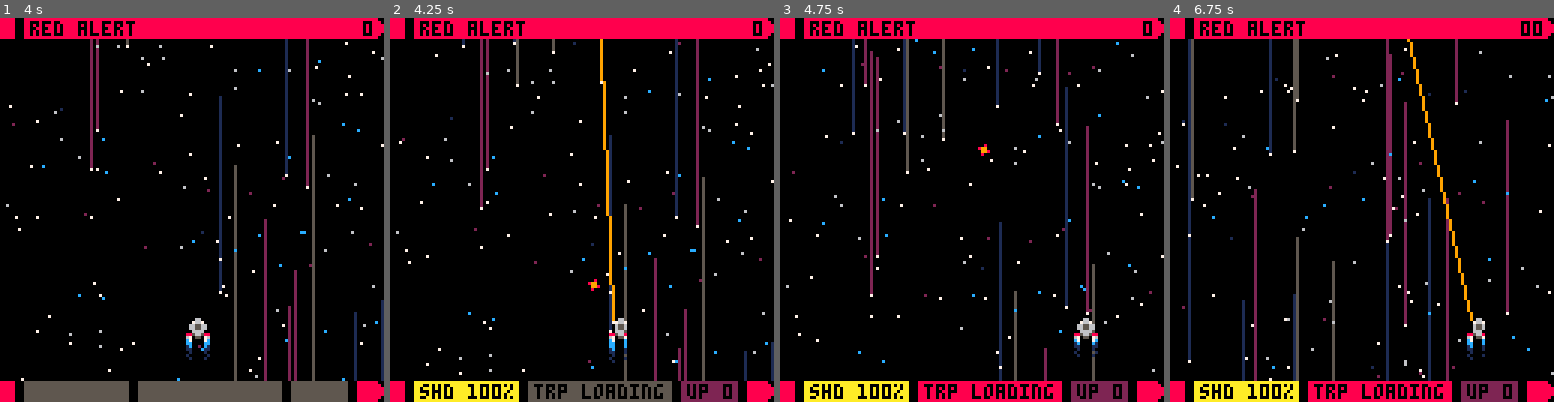
Above: before the commit, frames 1-4 (left to right).
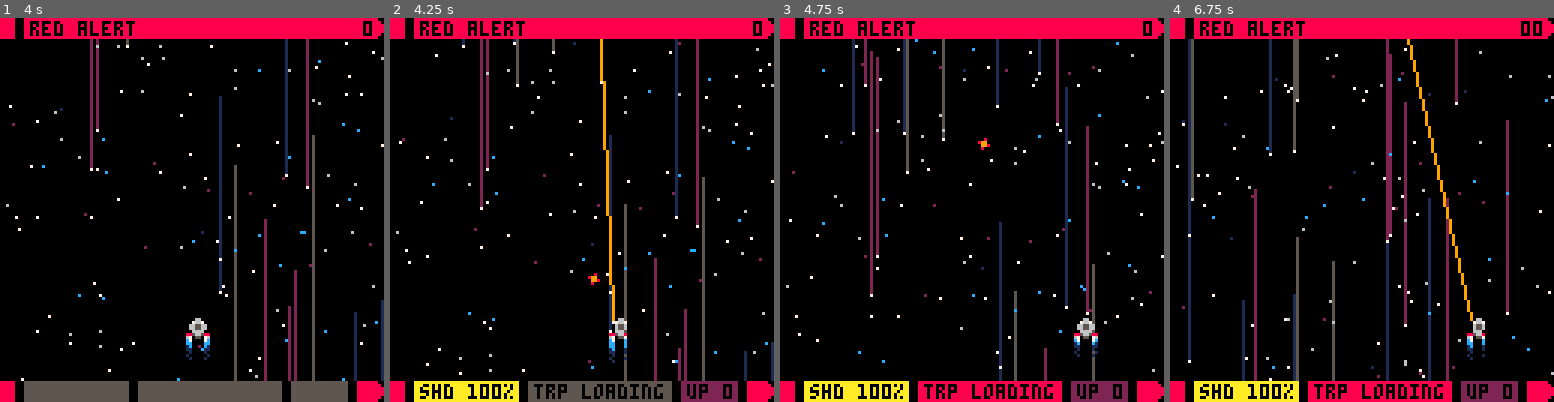
Above: after the commit, the same moments.

Repository: fab-industries/red-alert
Game: PICO-8 cartridge redalert.p8
Same seed, same stepped clock (60 frames per second), same inputs: the game is played once before the commit and once after it.
Inputs:
- Up to frame 1 (4 s): tap X (X key) at 0.33, 1.07, 1.85, 2.97 s; tap O (Z key) at 0.7, 1.7, 2.1, 2.5, 2.9, 3.3, 3.7 s; hold Right 1.6-2.1 s; hold Up 2.15-2.42 s; hold Right 2.47-3.03 s; hold Left 3.08-3.58 s; hold Down 3.63-3.97 s
- Up to frame 2 (4.25 s): hold Right from 4.02 s (still down); tap X (X key) at 4.08 s; tap O (Z key) at 4.1 s
- Up to frame 3 (4.75 s): tap O (Z key) at 4.5 s; release Right at 4.68 s; hold Up from 4.73 s (still down)
- Up to frame 4 (6.75 s): tap O (Z key) every 0.4 s from 4.9 to 6.5 s; release Up at 5.03 s; hold Left 5.08-5.68 s; tap X (X key) at 5.2, 6.32 s; hold Down 5.73-6.03 s; hold Right 6.08-6.58 s; hold Right from 6.63 s (still down)

Frame 1 is identical in both runs. In frame 2, less than 0.1% of the frame differs, in the area x 51-55%, y 66-72%; in frame 3, less than 0.1%; in frame 4, 0.1%, in the area x 61-75%, y 6-57%.

Commit message:
Implemented enemy shots for main enemy
Collision detection now deals with non-square objects

Diff:
--- a/redalert.p8
+++ b/redalert.p8
@@ -96,7 +96,8 @@
  ship.spr=1
  ship.sprw=1
  ship.sprh=1
- ship.colpx=7
+ ship.colw=8
+ ship.colh=8
  ship.xf=64
  ship.pht=0
  ship.torp=true
@@ -188,11 +189,14 @@
 	 --fires torpedo
 	 if btnp(🅾️) and ship.torp then
 	  local newtorp={}
-	  newtorp.x=ship.x
+	  newtorp.x=ship.x+2
 	  newtorp.y=ship.y-3
+	  newtorp.sx=0
+	  newtorp.sy=-3
 	  newtorp.flash=4
 	  newtorp.spr=4
-	  newtorp.colpx=7
+	  newtorp.colw=4
+	  newtorp.colh=4
 	  add(torps,newtorp)
 
 	  ship.torp=false
@@ -246,7 +250,7 @@
  --collision phaser x enemies
  for myen in all(wave) do
 	 if phcol(ship.x+2,ship.y,ship.xf+2,ship.y-128,myen) and ship.pht>0 then
-	  phend=myen.y+myen.colpx
+	  phend=myen.y+myen.colh
 
 	  if t>hitlock and myen.type=="bots" then
 	   create_part("hit",myen.x,phend,myen.sx,myen.sy)
@@ -291,6 +295,38 @@
 	 invuln-=1
  end
 
+ --collision ship x enemy shots
+ if invuln<=0 and ship.dead==false then
+	 for eshot in all(eshots) do
+
+	  --for purposes of collision
+	  --detection, tweak ship pos
+	  --makes ship collision box
+	  --a bit smaller than it
+	  --actually is
+
+	  local shipc={}
+	  shipc.x=ship.x+1
+	  shipc.y=ship.y+1
+	  shipc.colw=ship.colw-1
+	  shipc.colh=ship.colh-1
+
+	  if col(eshot,shipc) then
+	   del(eshots,eshot)
+    sfx(5)
+	   --check if shield is gone
+    --if ship.shield<=0 then
+     ship.cont=false
+     core_breach()
+	   --end
+	   --ship.shield-=30
+	   ship.shield=0
+	   sfx(2)
+	   --invuln=60
+	  end
+	 end
+ end
+
  --move ship
  ship.x+=ship.sx
  ship.y+=ship.sy
@@ -311,18 +347,26 @@
  end
 
  --move torps
- for i=#torps,1,-1 do
-  local mytorp=torps[i]
-  mytorp.y-=3
+ for torp in all(torps) do
+  move(torp)
   --delete torp as it moves
   --off screen
-  if mytorp.y<-8 then
-   del(torps,mytorp)
+  if torp.y<-8 then
+   del(torps,torp)
   end
  end
  --animate torpflash
  if torpflash>0 then
   torpflash-=1
+ end
+
+ --move enemy shot
+ for eshot in all(eshots) do
+  move(eshot)
+
+  if eshot.y>128 or eshot.x<-8 or eshot.x>128 or eshot.y<-8 then
+   del (eshots,eshot)
+  end
  end
 
  chng_mission()
@@ -656,18 +700,18 @@
 end
 
 function col(a,b)
- if a.y>b.y+b.colpx then return false end
- if b.y>a.y+a.colpx then return false end
- if a.x>b.x+b.colpx then return false end
- if b.x>a.x+a.colpx then return false end
+ if a.y>b.y+b.colh then return false end
+ if b.y>a.y+a.colh then return false end
+ if a.x>b.x+b.colw then return false end
+ if b.x>a.x+a.colw then return false end
  return true
 end
 
 function phcol(phx1,phy1,phx2,phy2,obj)
- if linecol(phx1,phy1,phx2,phy2,obj.x,obj.y,obj.x,obj.x+obj.colpx) then return true end
- if linecol(phx1,phy1,phx2,phy2,obj.x+obj.colpx,obj.y,obj.x+obj.colpx,obj.y+obj.colpx) then return true end
- if linecol(phx1,phy1,phx2,phy2,obj.x,obj.y,obj.x+obj.colpx,obj.y) then return true end
- if linecol(phx1,phy1,phx2,phy2,obj.x,obj.y+obj.colpx,obj.x+obj.colpx,obj.y+obj.colpx) then return true end
+ if linecol(phx1,phy1,phx2,phy2,obj.x,obj.y,obj.x,obj.x+obj.colw) then return true end
+ if linecol(phx1,phy1,phx2,phy2,obj.x+obj.colw,obj.y,obj.x+obj.colw,obj.y+obj.colh) then return true end
+ if linecol(phx1,phy1,phx2,phy2,obj.x,obj.y,obj.x+obj.colw,obj.y) then return true end
+ if linecol(phx1,phy1,phx2,phy2,obj.x,obj.y+obj.colh,obj.x+obj.colw,obj.y+obj.colh) then return true end
  return false
 end
 
@@ -1373,10 +1417,13 @@
  myen.type=entype
  myen.sprw=1
  myen.sprh=1
- myen.colpx=7
+ myen.colw=8
+ myen.colh=8
  myen.mission="approach"
  myen.warpsnd=false
  myen.glow=0
+ myen.firefrq=180
+ myen.firetmr=0
  if entype=="tingan" then
   myen.hp=4
   myen.ani={16,17,16,17}
@@ -1385,7 +1432,8 @@
   myen.hp=16
   myen.sprw=2
   myen.sprh=2
-  myen.colpx=15
+  myen.colw=16
+  myen.colh=16
   --myen.x-=7
   myen.ani={32,34,32,34}
   myen.glowspr=34
@@ -1403,7 +1451,8 @@
   myen.hp=20
   myen.sprw=2
   myen.sprh=2
-  myen.colpx=15
+  myen.colw=16
+  myen.colh=16
   myen.x-=7
   myen.ani={64,66,64,66}
  elseif entype=="regency" then
@@ -1581,17 +1630,31 @@
   if abs(myen.y-myen.tary)<0.4 then
    myen.y=myen.tary
    myen.mission="station"
-  end
-
+   myen.firetmr=t+60
+  end
 
  elseif myen.mission=="station" then
   --station keeping
 
+  if myen.type=="tingan" then
+    --basic enemy
+
+    if t>myen.firetmr then
+     fire(myen)
+     myen.firetmr=t+myen.firefrq
+    end
+  end
+
  elseif myen.mission=="attack" then
   --attack maneuvers
 
   if myen.type=="tingan" then
    --basic enemy
+
+   if t>myen.firetmr then
+    fire(myen)
+    myen.firetmr=t+myen.firefrq
+   end
 
    myen.sy=0.1
    myen.sx=sin(t/300)
@@ -1603,17 +1666,6 @@
    end
    move(myen)
 
-
-   local eshot={}
-   eshot.x=64
-   eshot.y=74
-   eshot.sx=0
-   eshot.sy=0
-   eshot.sprw=1
-   eshot.sprh=1
-   eshot.colpx=7
-   eshot.spr=75
-   add(eshots,eshot)
 
   elseif myen.type=="aquilan" then
    --faster, more aggressive
@@ -1674,13 +1726,29 @@
    myen.glow=10
   end
 end
+-->8
+--shots
+
+function fire(myen)
+ local eshot={}
+ eshot.x=myen.x
+ eshot.y=myen.y
+ eshot.sx=0
+ eshot.sy=2
+ eshot.sprw=1
+ eshot.sprh=1
+ eshot.colw=8
+ eshot.colh=6
+ eshot.spr=75
+ add(eshots,eshot)
+end
 __gfx__
-00000000000660000066000000006600000000000000000000000000c000000cc000000cc000000c0c0000c00c0000c00c0000c00c0000c00c0000c00c0000c0
-00000000007667000766700000076670000000000000000000000000cc0000cc1c0000c1cc0000cc0c000cc001000c100c000cc00cc000c001c000100cc000c0
-007007000665566006556000000655600080080000080000000080001c0000c111000011cc0000cc01000c10010001100c000cc001c00010011000100cc000c0
-0007700006655660065560000006556000099000000998000089900011000011010000101c0000c1010001100000010001000c10011000100010000001c00010
-00077000006666000066600000066600000990000089900000099800010000101000000111000011000001000100001001000110001000000100001001100010
-00700700885665880866588008856680008008000000800000080000100000010100001001000010010000100000010000000100010000100010000000100000
+00000000000660000066000000006600800800000800000000800000c000000cc000000cc000000c0c0000c00c0000c00c0000c00c0000c00c0000c00c0000c0
+00000000007667000766700000076670099000000998000089900000cc0000cc1c0000c1cc0000cc0c000cc001000c100c000cc00cc000c001c000100cc000c0
+007007000665566006556000000655600990000089900000099800001c0000c111000011cc0000cc01000c10010001100c000cc001c00010011000100cc000c0
+0007700006655660065560000006556080080000008000000800000011000011010000101c0000c1010001100000010001000c10011000100010000001c00010
+00077000006666000066600000066600000000000000000000000000010000101000000111000011000001000100001001000110001000000100001001100010
+00700700885665880866588008856680000000000000000000000000100000010100001001000010010000100000010000000100010000100010000000100000
 00000000670550760755076006705570000000000000000000000000010000100000000010000001000001000000000001000010001000000000000001000010
 00000000170000710700071001700070000000000000000000000000000000000000000001000010000000000000000000000100000000000000000000100000
 00588500005ee50000000000000000000005500000055000000220000002200000536500005b650060000006600000060005500000055000000dd000000dd000
@@ -1707,14 +1775,14 @@
 00000536635000000000053663500000000000333300000000000033330000000000499aa99400000000499aa9940000000001d00d100000000001d00d100000
 00005666666500000000566666650000000000b55b000000000000b55b0000000000009aa90000000000009aa900000000000150051000000000015005100000
 000000588500000000000058850000000000000bb00000000000000bb000000000000009900000000000000990000000000000d00d000000000000d00d000000
-00000535565000000000053556500000000000000000005555500000000000000000000000000000000000003000000300000000000000000000000000000000
-00055563556550000005556b55655000000000000000555665555000000000000900009000090000000090000000000000000000000000000000000000000000
-00566556b55535000056655635555500000000000055566353555550000000000080080000080000000080003000000300000000000000000000000000000000
-05556566556565300555656655656560000000005556655555566655500000000008800000088890098880003000000300000000000000000000000000000000
-0b56555565565b50055655556556535000000005566655655356535555000000000880000988800000088890b000000b00000000000000000000000000000000
-3565565563533565356556556b565565000005563355655566655556655500000080080000008000000800007000000700000000000000000000000000000000
-55535566565653565b5555665656b55600055565555335665665536b566550000900009000009000000900007000000700000000000000000000000000000000
-665b533555566655665553b5555666550055636556655535b535655555365550000000000000000000000000b000000b00000000000000000000000000000000
+00000535565000000000053556500000000000000000005555500000000000000000000000000000000000003300003300000000000000000000000000000000
+00055563556550000005556b55655000000000000000555665555000000000000900009000090000000090003300003300000000000000000000000000000000
+00566556b5553500005665563555550000000000005556635355555000000000008008000008000000008000bb0000bb00000000000000000000000000000000
+05556566556565300555656655656560000000005556655555566655500000000008800000088890098880007700007700000000000000000000000000000000
+0b56555565565b500556555565565350000000055666556553565355550000000008800009888000000888907700007700000000000000000000000000000000
+3565565563533565356556556b56556500000556335565556665555665550000008008000000800000080000bb0000bb00000000000000000000000000000000
+55535566565653565b5555665656b55600055565555335665665536b566550000900009000009000000900000000000000000000000000000000000000000000
+665b533555566655665553b5555666550055636556655535b5356555553655500000000000000000000000000000000000000000000000000000000000000000
 556556666b6555655565566666655565055665556556656653656555655666550000000000000000000000000000000000000000000000000000000000000000
 53356556666b53565b3565566b665b56056555655b53565355553665565535650000000000000000000000000000000000000000000000000000000000000000
 55566b55335656555556655555565655053655556653566363553666555555650000000000000000000000000000000000000000000000000000000000000000
